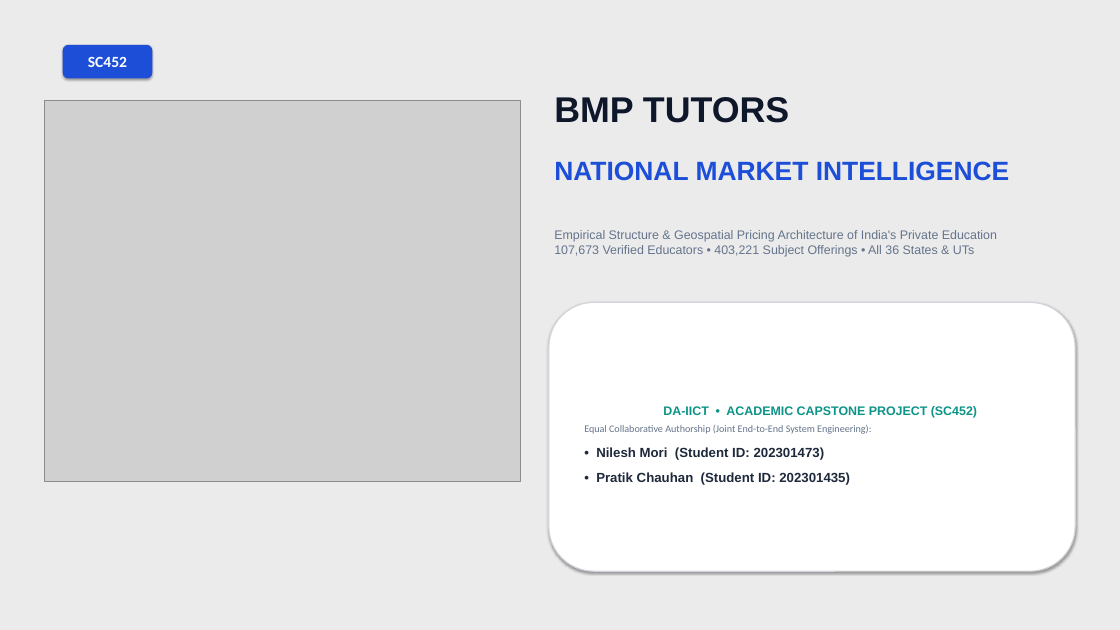
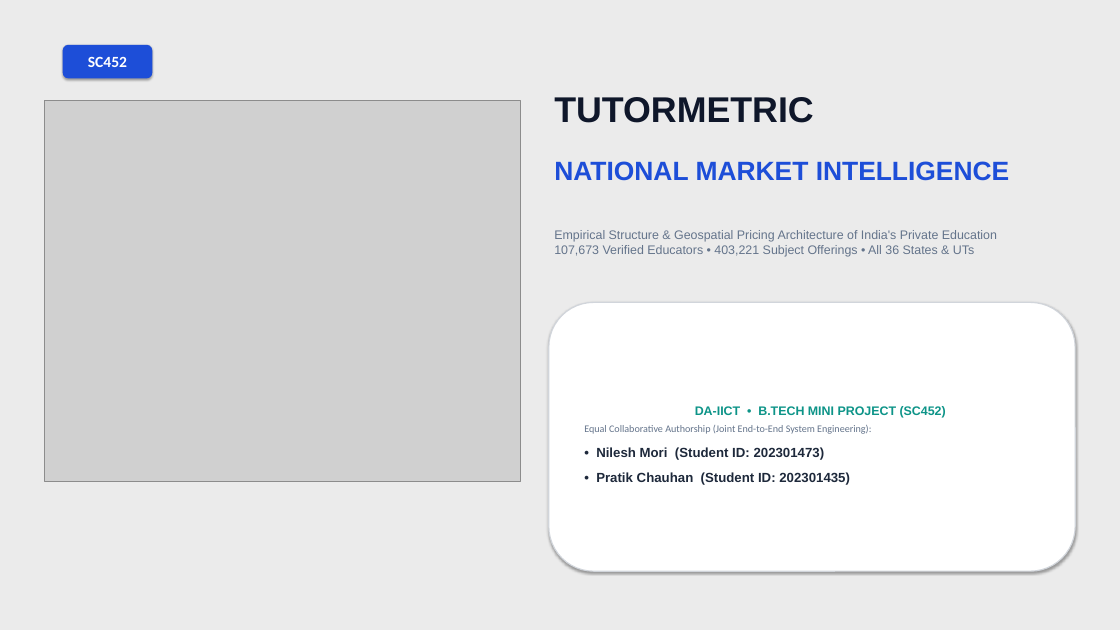
Before and after one commit to nilesh7757/BMPTUTORS, a slide deck: slide 1 of BMP_Tutors_Master_Presentation.pptx. Drawn at 1120x630 pixels with LibreOffice and Linux fonts; fonts in the diff are those of the drawing; grey boxes stand for pictures. Boxes give left, top, right and bottom in pixels: in the first picture for what was removed or moved away, otherwise in the second. Text is boxed around its words. In the diff, an @@ line names an element or a change of style, - is before the commit and + after.

Commit message:
Update project branding to TutorMetric and category to B.Tech Mini Project across all presentations, app templates, and dossiers

```diff
--- a/BMP_Tutors_Master_Presentation.pptx
+++ b/BMP_Tutors_Master_Presentation.pptx
@@ text at (554, 97, 814, 123): text changed @@
-BMP TUTORS
+TUTORMETRIC
@@ text in rounded rectangle at (695, 405, 946, 418): text changed @@
-DA-IICT • ACADEMIC CAPSTONE PROJECT (SC452)
+DA-IICT • B.TECH MINI PROJECT (SC452)
```
Also in this commit, not shown: 2 other slides changed, 7 other files.
